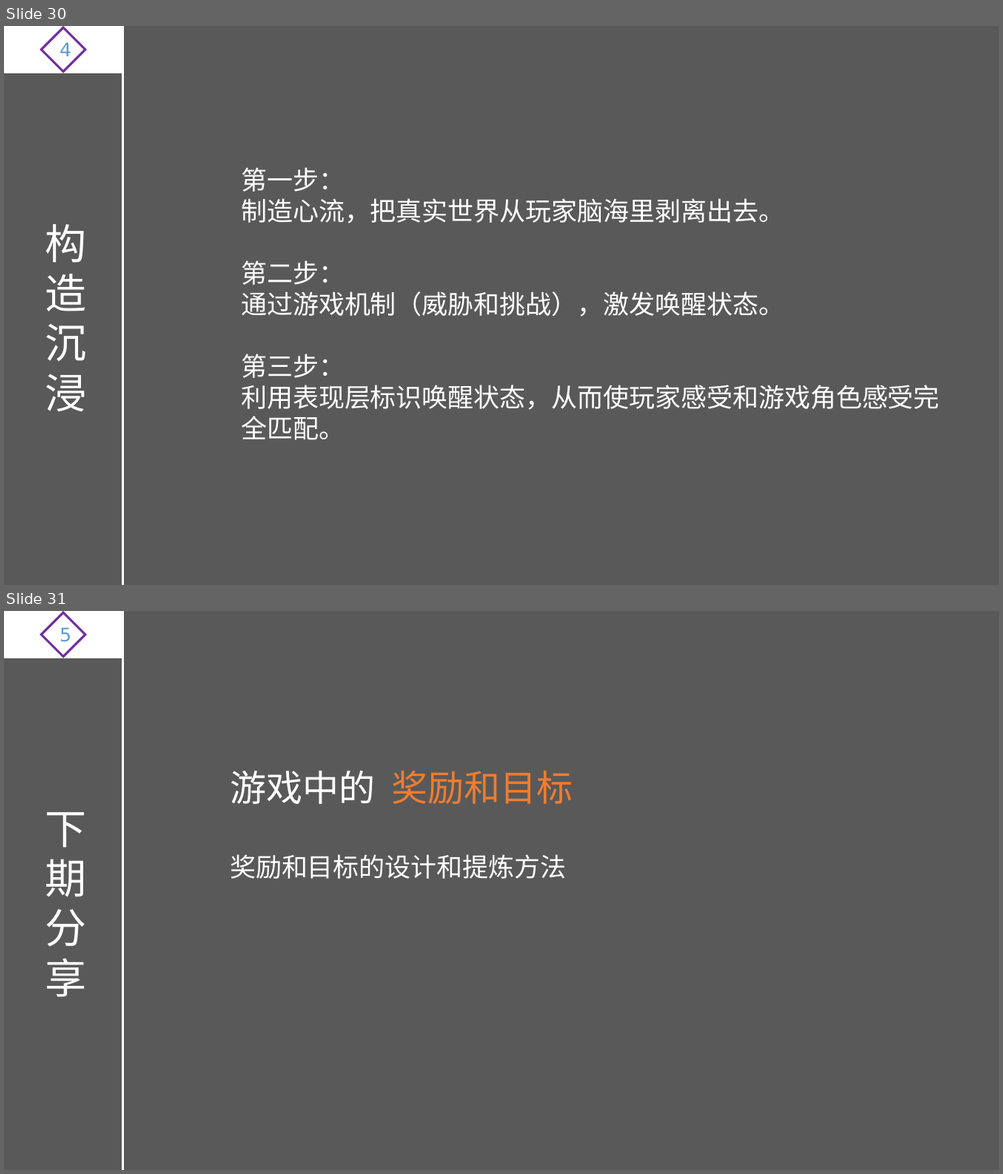
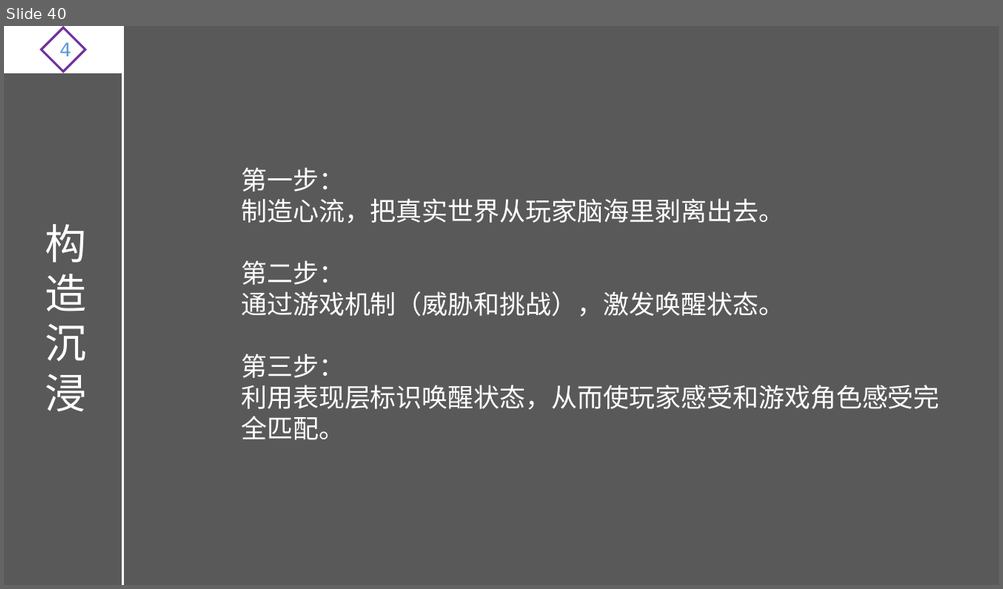
Before and after one commit to ThreePeopleGame/Death, a slide deck: Share/游戏设计理论.pptx. Shown one above the other, each under a label of ours: slides 30 and 31 before the commit, slide 40 after it. The pictures are 1003x1174 and 1003x589 pixels, drawn with LibreOffice and Linux fonts; fonts in the diff are those of the drawing. Boxes give left, top, right and bottom in pixels: in the first picture for what was removed or moved away, otherwise in the second. Text is boxed around its words. In the diff, an @@ line names an element or a change of style, - is before the commit and + after.

Commit message:
游戏设计
游戏设计

```diff
--- a/Share/游戏设计理论.pptx
+++ b/Share/游戏设计理论.pptx
@@ slide 31 removed at <box>4,611,999,1170</box>, background #595959 @@
@@ rectangle removed at <box>4,611,122,658</box> @@
@@ diamond removed at <box>41,612,85,657</box> @@
-5
@@ line removed from (122, 611) to (122, 1170) @@
@@ text removed at <box>230,771,572,804</box> @@
-游戏中的 奖励和目标
@@ text removed at <box>45,812,87,997</box> @@
-下期分享
@@ text removed at <box>230,854,566,879</box> @@
-奖励和目标的设计和提炼方法
@@ what was slide 30 is now slide 40 @@
```
Also in this commit, not shown: 4 slides changed, 15 slides added, 1 other file.
